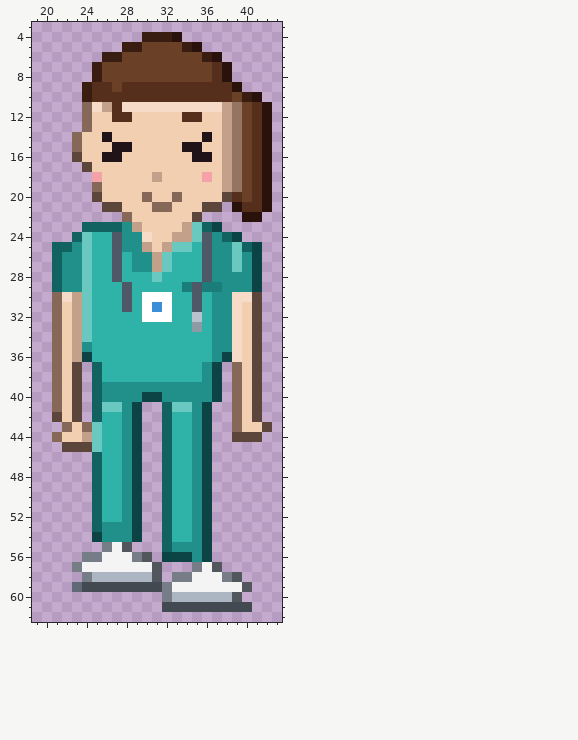
A pixel-art file gets an edit: src/media/photos/sprites/characters/11_nurse_teal_walk1.aseprite. The first picture shows the starting point.
64x64 pixels, 1 frame. Colours within 5 levels of each other are drawn and written as one. Shown: x 19..43, y 3..62.
And afterwards:
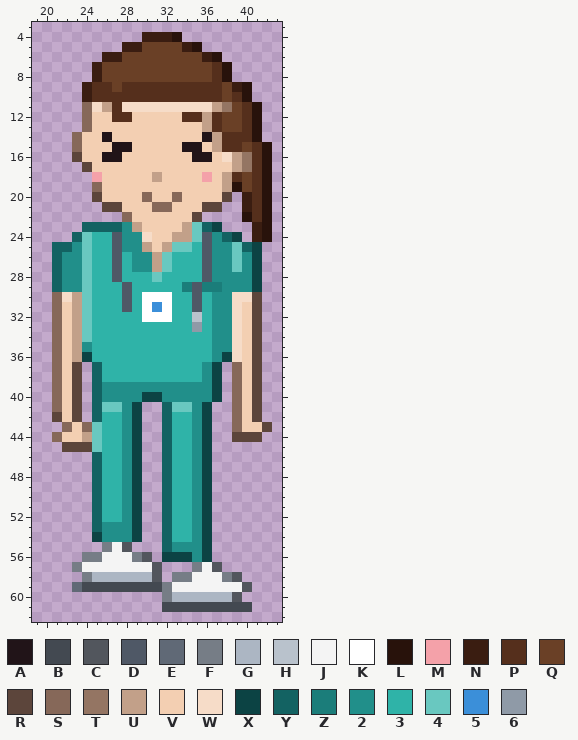
Palette (. is transparent): A #211418  B #434951  C #52565d  D #4f5866  E #606976  F #767d86  G #acb6c3  H #b9c2cc  J #f4f4f4  K #ffffff  L #28120b  M #f4a1a9  N #3a1d11  P #552f1c  Q #6a4026  R #5c453b  S #866859  T #947563  U #c2a089  V #f3cfb2  W #f6dcc8  X #0c4344  Y #136262  Z #1b7d7a  2 #218f8a  3 #2fb3a8  4 #69c8c0  5 #3b8fd9  6 #8f9aa7
The commit says: Teal nurse: ponytail joins the hair at the back of the head (no gap showing the ear)
From old to new:
@@ x 34..43 @@
  8 QQQPL.....
- 9 PPPPPL....
-10 PPPPPQNL..
-11 WWWWUTQPL.
-12 PPVVUTQPL.
-13 VVVVUTQPL.
-14 VVAVUTQPL.
-15 AAVVUTQPL.
-16 VAAVUTQPL.
-17 VVVVUTQPL.
-18 VVMVUTQPL.
-19 VVVVUTQPL.
-20 VVVVRPQPL.
-21 VVRR.LPPL.
-22 VR....LL..
-23 U4YX......
-24 U4D2YX....
+ 9 PPPPQNL...
+10 PPPPQPL...
+11 WWWUTQPL..
+12 PPUPQQPL..
+13 VVUPQQPL..
+14 VVAUPPPL..
+15 AAVUPPQPL.
+16 VAAVWUTPL.
+17 VVVVVUTPL.
+18 VVMVUPQPL.
+19 VVVVULQPL.
+20 VVVVR.NPL.
+21 VVRR..NPL.
+22 VR....LPL.
+23 U4YX...NL.
+24 U4D2YX.NL.
 25 43D224YX..
